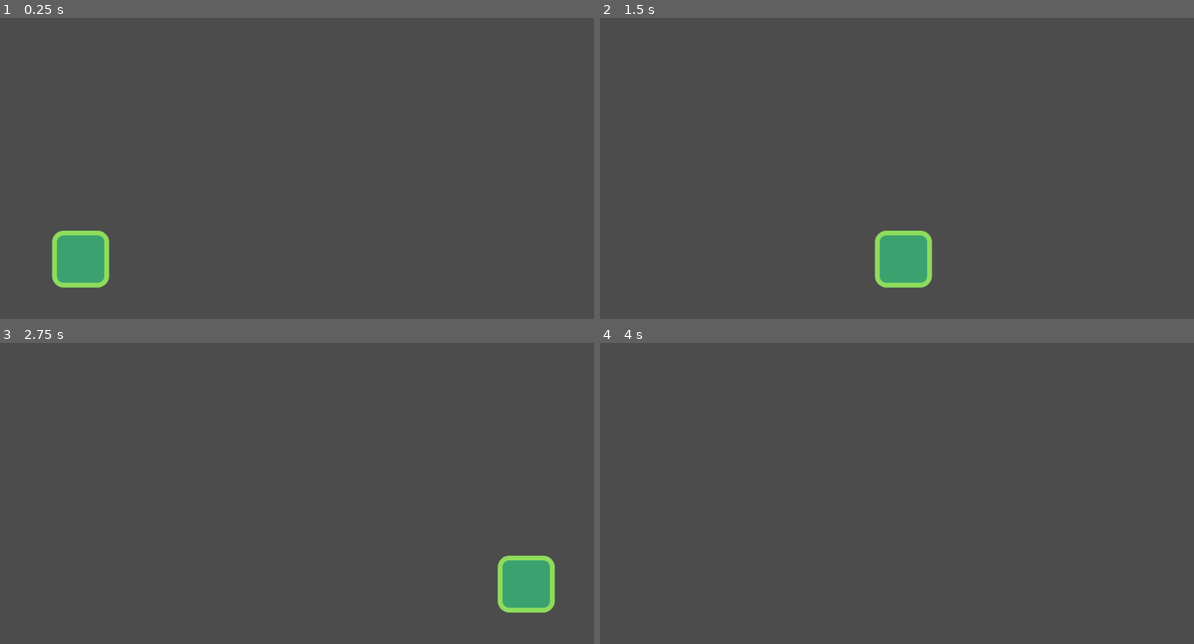
Above: before the commit, frames 1-4 (two rows, left to right).
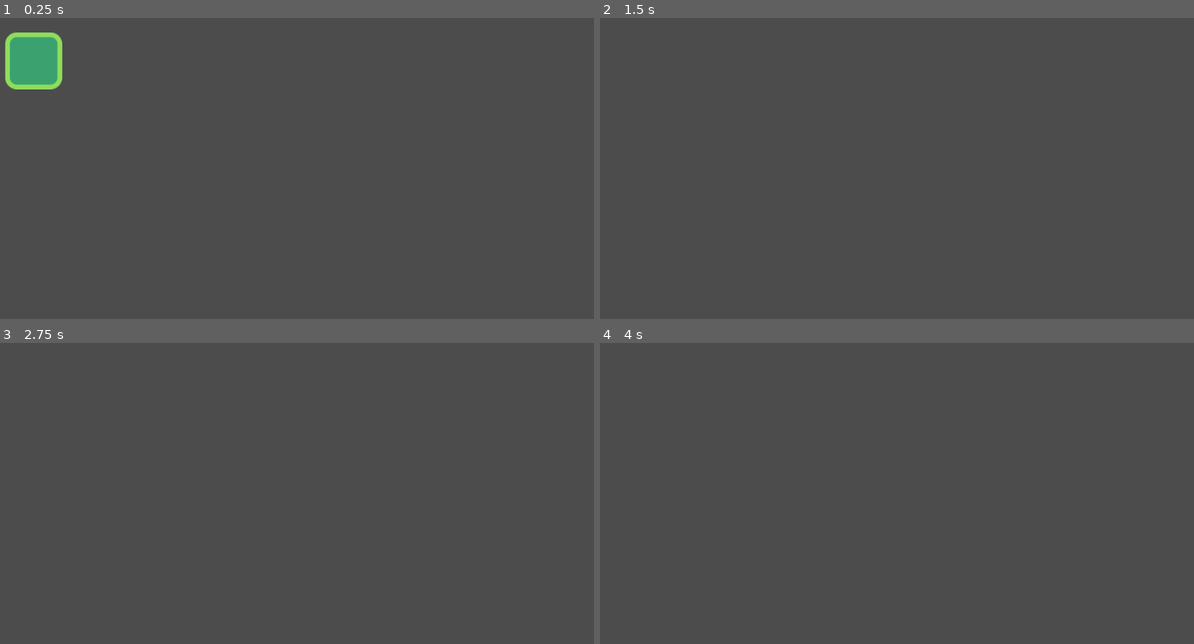
Above: after the commit, the same moments.

Repository: arunabhdas/quantumjump
Game: Godot game, scene res://src/actors/Elf.tscn
Two runs of this game, one before a commit and one after it. Both use one fixed random seed, a clock stepped at 60 frames per second and the inputs below.
Inputs:
- Up to frame 1 (0.25 s): no input
- Up to frame 2 (1.5 s): no input
- Up to frame 3 (2.75 s): no input
- Up to frame 4 (4 s): no input

The runs differ from the first frame. In frame 1, 3.6% of the frame differs, in the area x 0-19%, y 4-90%; in frame 2, 1.8%; in frame 3, 1.8%; in frame 4, nothing differs.

Commit message:
Added walls to level template

Diff:
--- a/quantumjump/Actor.gd
+++ b/quantumjump/Actor.gd
@@ -1,8 +1,11 @@
 extends KinematicBody2D
 class_name Actor
 
-
+export var speed: = Vector2(300.0, 1000.0)
+export var gravity: = 3000.0
+var velocity: = Vector2.ZERO
 
 func _physics_process(delta: float) -> void:
-	var velocity: = Vector2(300, 0)
-	move_and_slide(velocity)
+	velocity.y += gravity * delta
+
+	velocity = move_and_slide(velocity)
--- a/quantumjump/assets/tileset.tres
+++ b/quantumjump/assets/tileset.tres
@@ -17,6 +17,11 @@
 0/tile_mode = 0
 0/occluder_offset = Vector2( 0, 0 )
 0/navigation_offset = Vector2( 0, 0 )
+0/shape_offset = Vector2( 0, 0 )
+0/shape_transform = Transform2D( 1, 0, 0, 1, 0, 0 )
+0/shape = SubResource( 1 )
+0/shape_one_way = false
+0/shape_one_way_margin = 1.0
 0/shapes = [ {
 "autotile_coord": Vector2( 0, 0 ),
 "one_way": false,
@@ -33,6 +38,11 @@
 1/tile_mode = 0
 1/occluder_offset = Vector2( 0, 0 )
 1/navigation_offset = Vector2( 0, 0 )
+1/shape_offset = Vector2( 0, 0 )
+1/shape_transform = Transform2D( 1, 0, 0, 1, 0, 0 )
+1/shape = SubResource( 2 )
+1/shape_one_way = true
+1/shape_one_way_margin = 1.0
 1/shapes = [ {
 "autotile_coord": Vector2( 0, 0 ),
 "one_way": true,
--- a/quantumjump/src/actors/Elf.tscn
+++ b/quantumjump/src/actors/Elf.tscn
@@ -7,8 +7,9 @@
 extents = Vector2( 40, 41.5 )
 
 [node name="Player" type="KinematicBody2D"]
-position = Vector2( 85, 479 )
+position = Vector2( 81, 128 )
 script = ExtResource( 2 )
+gravity = 500.0
 
 [node name="player" type="Sprite" parent="."]
 position = Vector2( 0, -48 )
--- /dev/null
+++ b/quantumjump/src/levels/LevelTemplate.tscn
@@ -0,0 +1,15 @@
+[gd_scene load_steps=3 format=2]
+
+[ext_resource path="res://assets/tileset.tres" type="TileSet" id=1]
+[ext_resource path="res://src/actors/Elf.tscn" type="PackedScene" id=2]
+
+[node name="LevelTemplate" type="Node2D"]
+
+[node name="TileMap" type="TileMap" parent="."]
+tile_set = ExtResource( 1 )
+cell_size = Vector2( 80, 80 )
+format = 1
+tile_data = PoolIntArray( 0, 0, 0, 12, 0, 0, 13, 0, 0, 65536, 0, 0, 65548, 0, 0, 65549, 0, 0, 131072, 0, 0, 131084, 0, 0, 131085, 0, 0, 196608, 0, 0, 196620, 0, 0, 196621, 0, 0, 262144, 0, 0, 262156, 0, 0, 262157, 0, 0, 327680, 0, 0, 327692, 0, 0, 327693, 0, 0, 393216, 0, 0, 393228, 0, 0, 393229, 0, 0, 458752, 0, 0, 458753, 0, 0, 458754, 0, 0, 458755, 0, 0, 458756, 0, 0, 458757, 0, 0, 458758, 0, 0, 458759, 0, 0, 458760, 0, 0, 458761, 0, 0, 458762, 0, 0, 458763, 0, 0, 458764, 0, 0, 458765, 0, 0 )
+
+[node name="Player" parent="." instance=ExtResource( 2 )]
+position = Vector2( 488, 360 )
